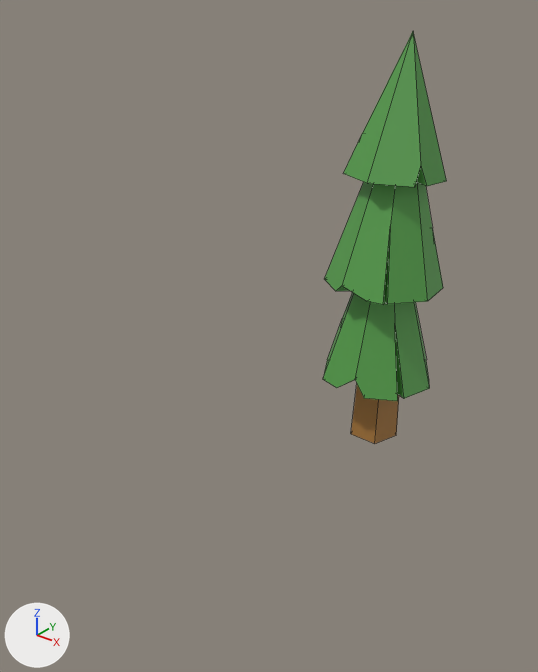
Before and after pictures for a commit that changed the FBX model Ejercicio2/Content/MisAssets/FBX/Trees/Tree_0.fbx.
Both versions are drawn from a 50 mm lens placed at (11.55, -5.21, 5.28), pointed at (7.31, 0.09, 1.99). Every picture has the same lights, and +X, +Y and +Z are marked at lower left. Mesh edges are drawn as thin lines.
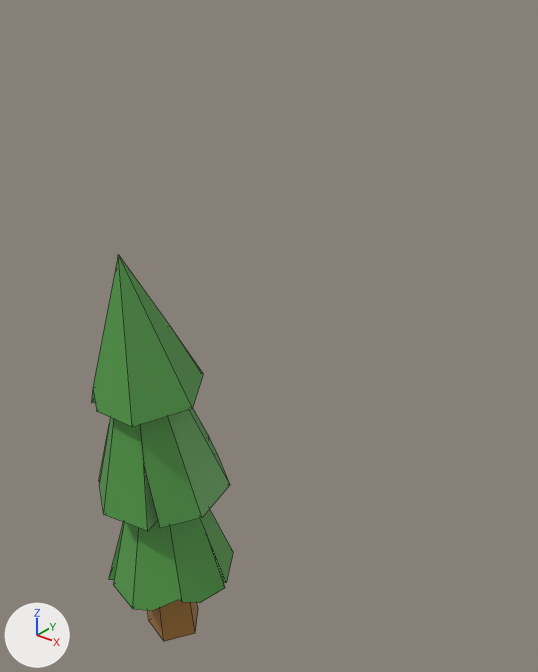
Where the change shows, as pixel boxes [x1, y1, x2, y2] in the pictures (538 x 672 px; the box of a moved part takes in the faces that stretch with it):
'Circle', reshaped, moved, turned, rescaled: before [323, 31, 446, 444]; after [91, 254, 233, 641]
part 1 of me_circle, moved or reshaped: before [343, 31, 446, 187]; after [91, 254, 204, 427]
part 2 of me_circle, moved or reshaped: before [351, 385, 399, 444]; after [148, 600, 198, 641]
part 3 of me_circle, moved or reshaped: before [324, 182, 443, 305]; after [99, 409, 230, 531]
part 4 of me_circle, moved or reshaped: before [323, 292, 430, 401]; after [109, 509, 233, 611]

Edits to the bpy script that builds the scene:
```text
Change me_circle:
    where me_circle.from_pydata(...)  # 110 vertices, 97 faces; spans x -72.0..72.0, y -23.0..474.0, z -67.0..70.0
    used by ob_circle; location = (7.35, 2.27, 0.0); rotation_euler = (1.571, 0.0, -3.142), in degrees (90, 0, -180); scale = (0.01, 0.01, 0.01)
    me_circle part 1: the loose piece of 26 vertices spanning x -51.0..51.0, y 313.0..474.0, z -51.0..66.0 is scaled about its middle by (0.000536, -0.00105, 0.00253), then moved by (0.0, -393.0, -5.0)
    me_circle part 2: the loose piece of 10 vertices spanning x -30.0..30.0, y -23.0..398.0, z -26.0..32.0 is multiplied about the mesh origin by the matrix ((0.0, 0.0, 0.007), (0.007, 0.0, 0.0), (0.0, 0.007, 0.0))
    me_circle part 3: the loose piece of 34 vertices spanning x -70.0..70.0, y 186.0..431.0, z -67.0..69.0 is scaled about its middle by (-0.00028, -0.000941, 0.00199), then moved by (0.0, -309.0, 1.0)
    me_circle part 4: the loose piece of 40 vertices spanning x -72.0..72.0, y 64.0..308.0, z -67.0..70.0 is multiplied about the mesh origin by the matrix ((0.0, 0.0, 0.008), (0.008, 0.0, 0.0), (0.0, 0.008, 0.0))
Change ob_circle:
    ob_circle.rotation_euler: (1.571, 0.0, -3.142) -> (0.0, 0.0, 0.0)  # degrees (90, 0, -180) -> degrees (0, 0, 0)
    ob_circle.scale: (0.01, 0.01, 0.01) -> (1.0, 1.0, 1.0)
    ob_circle.location: (7.35, 2.27, 0.0) -> (7.64, -1.74, 0.0)
```
